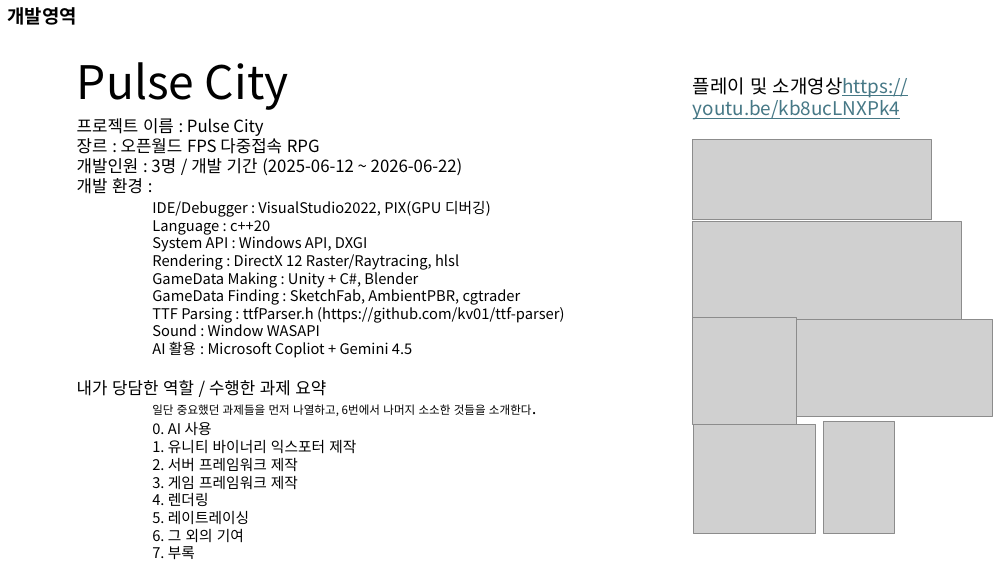
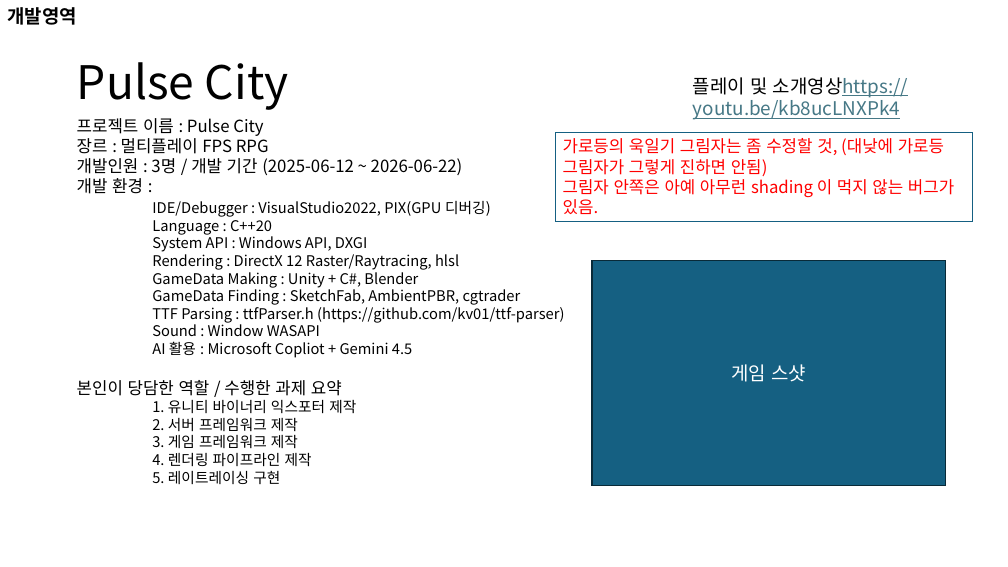
Before and after one commit to nohc2001/PulseCity, a slide deck: slide 4 of 포트폴리오/노훈철 포트폴리오.pptx. Drawn at 1008x567 pixels with LibreOffice and Linux fonts; fonts in the diff are those of the drawing; grey boxes stand for pictures. Boxes give left, top, right and bottom in pixels: in the first picture for what was removed or moved away, otherwise in the second. Text is boxed around its words. In the diff, an @@ line names an element or a change of style, - is before the commit and + after.

```diff
--- a/포트폴리오/노훈철 포트폴리오.pptx
+++ b/포트폴리오/노훈철 포트폴리오.pptx
@@ text at (77,135,269,154): text changed @@
-장르 : 오픈월드 FPS 다중접속 RPG
+장르 : 멀티플레이 FPS RPG
@@ rectangle added at (555,132,973,222), outline #156082 0.75 pt, 16 pt, text #FF0000 @@
+가로등의 욱일기 그림자는 좀 수정할 것, (대낮에 가로등 그림자가 그렇게 진하면 안됨)
+그림자 안쪽은 아예 아무런 shading 이 먹지 않는 버그가 있음.
@@ picture removed at (693,140,932,220) @@
@@ text at (152,216,272,235): text changed @@
-Language : c++20
+Language : C++20
@@ picture removed at (693,222,961,321) @@
@@ rectangle added at (592,260,946,485), fill #156082, outline #092A39 1.5 pt, 18 pt, text #FFFFFF @@
+게임 스샷
@@ picture removed at (693,318,796,425) @@
@@ picture removed at (796,319,993,417) @@
@@ text at (77,380,342,396): text changed; size 11 to 16 pt @@
-내가 당담한 역할 / 수행한 과제 요약
-일단 중요했던 과제들을 먼저 나열하고, 6번에서 나머지 소소한 것들을 소개한다.
-0. AI 사용
+본인이 당담한 역할 / 수행한 과제 요약
@@ picture removed at (693,424,816,534) @@
@@ picture removed at (823,422,895,534) @@
@@ text at (152,453,312,484): text changed @@
-4. 렌더링
-5. 레이트레이싱
-6. 그 외의 기여
-7. 부록
+4. 렌더링 파이프라인 제작
+5. 레이트레이싱 구현
```
Also in this commit, not shown: 10 other slides changed, 1 slide added, 2 other files.
